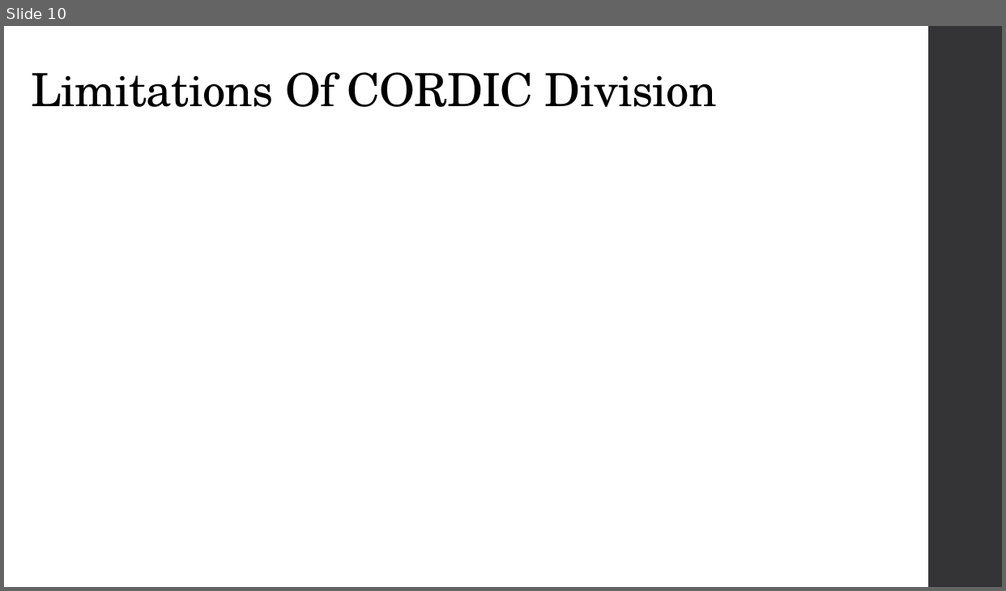
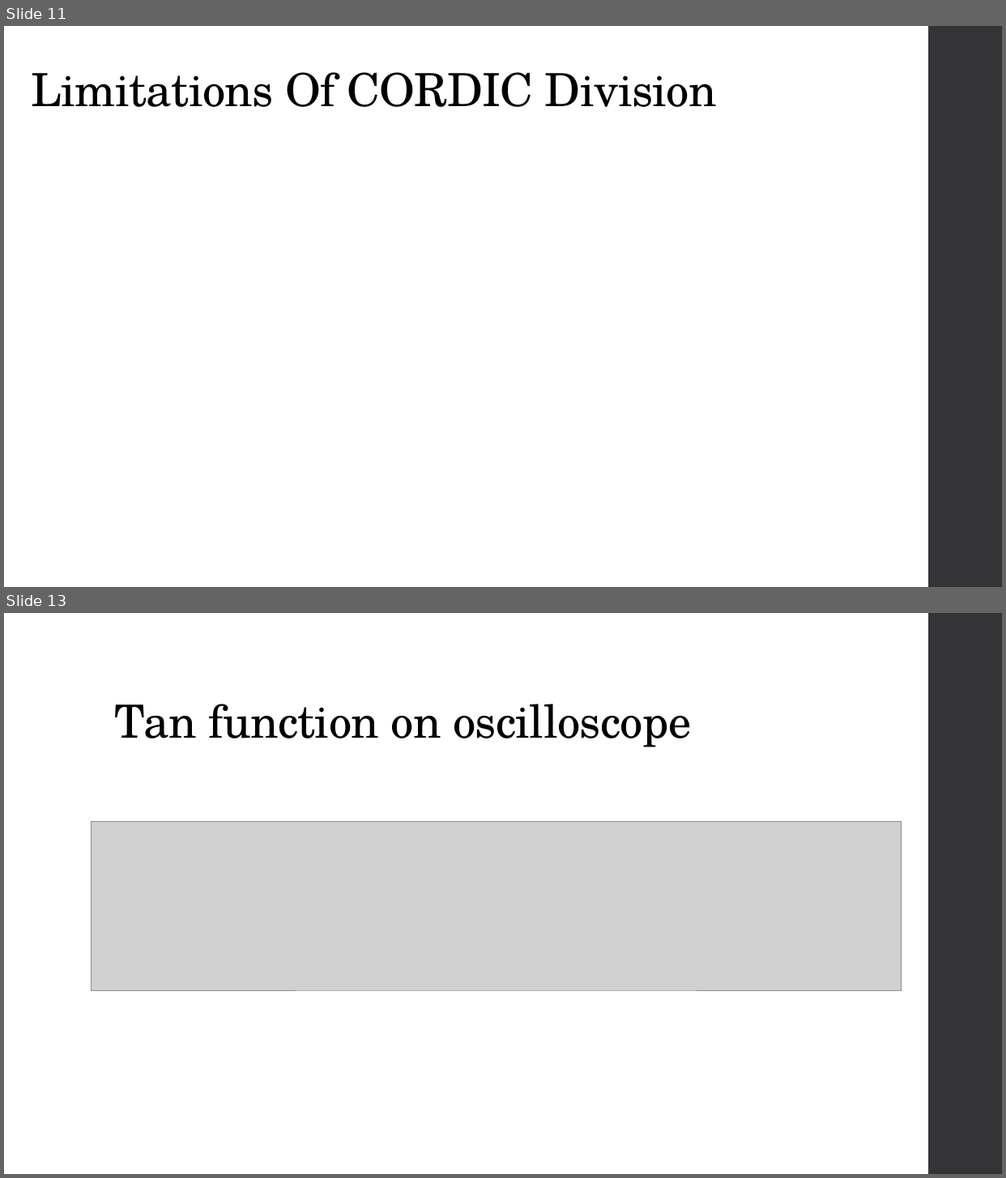
Before and after one commit to GuhanRajasekar/FPGA_course_assignments, a slide deck: Mini_Project/Demo_PPT.pptx. Shown one above the other, each under a label of ours: slide 10 before the commit, slides 11 and 13 after it; the slides between them are not shown. The pictures are 1006x591 and 1006x1178 pixels, drawn with LibreOffice and Linux fonts; fonts in the diff are those of the drawing; grey boxes stand for pictures. Boxes give left, top, right and bottom in pixels: in the first picture for what was removed or moved away, otherwise in the second. Text is boxed around its words. In the diff, an @@ line names an element or a change of style, - is before the commit and + after.

```diff
--- a/Mini_Project/Demo_PPT.pptx
+++ b/Mini_Project/Demo_PPT.pptx
@@ slide 13 added at (x1=4, y1=613, x2=1002, y2=1174), background #FFFFFF; not listed: 1 template element that a slide beside it also shows @@
@@ title added at (x1=115, y1=704, x2=691, y2=747), 44 pt, text #000000 @@
+Tan function on oscilloscope
@@ picture added at (x1=91, y1=822, x2=901, y2=990) @@
@@ what was slide 10 is now slide 11 @@
```
Also in this commit, not shown: 3 slides changed, 14 other slides added.
